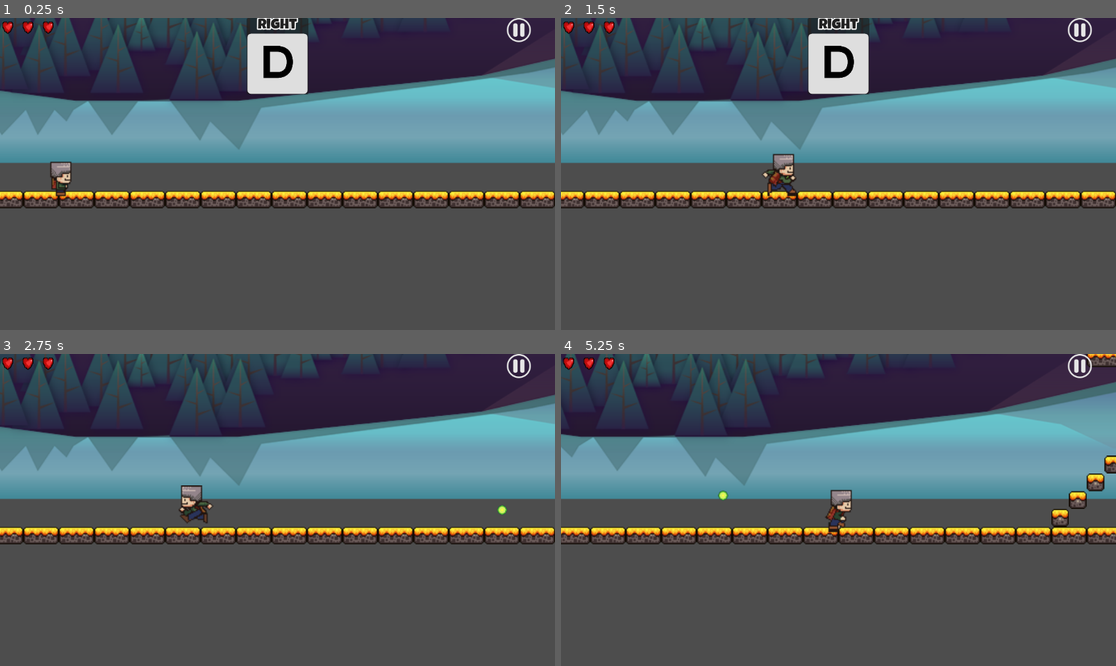
Above: before the commit, frames 1-4 (two rows, left to right).
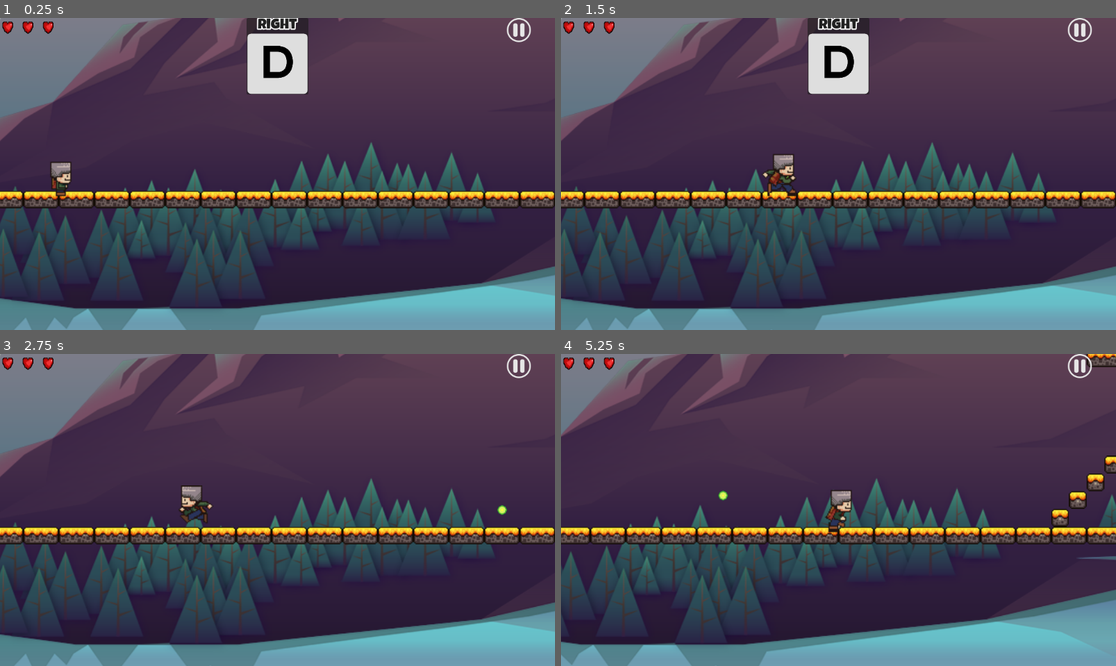
Above: after the commit, the same moments.

Repository: Gabymanta/Bridges
Game: Godot game, scene res://Screnes/Level$/tutorial_level/tutorial_level.tscn
Two runs of this game, one before a commit and one after it. Both use one fixed random seed, a clock stepped at 60 frames per second and the inputs below. The project has no main scene, so this scene is started directly.
Inputs:
- Up to frame 1 (0.25 s): no input
- Up to frame 2 (1.5 s): hold Right (Right) from 0.53 s (still down); tap Space (Jump) at 0.6, 0.77, 1.07 s; tap E (Shoot) at 1.35 s
- Up to frame 3 (2.75 s): tap Space (Jump) at 1.52, 1.55, 1.82, 2.1 s; release Right (Right) at 2.03 s; hold A (Left) from 2.03 s (still down)
- Up to frame 4 (5.25 s): release A (Left) at 2.78 s; hold Right (Right) 2.78-4.28 s; tap E (Shoot) at 2.85, 4.35 s; tap Space (Jump) at 3.02, 3.05, 3.32, 3.6, 3.77, 4.07, 4.52, 4.55, 4.82, 5.1 s; hold A (Left) 4.28-5.03 s; hold Right (Right) from 5.03 s (still down)

The runs differ from the first frame. In frame 1, 88% of the frame differs, in the area x 0-100%, y 0-100%; in frame 2, 88%; in frame 3, 90%; in frame 4, 90%.

Commit message:
add offset

Diff:
--- a/Screnes/Level$/tutorial_level/tutorial_level.tscn
+++ b/Screnes/Level$/tutorial_level/tutorial_level.tscn
@@ -225,6 +225,7 @@
 
 [node name="ScrollingBg" parent="." instance=ExtResource("2_pfrh2")]
 position = Vector2(1, -2)
+y_offset = -250.0
 layer_scale = 0.75
 
 [node name="ObjectMaker" parent="." instance=ExtResource("1_w3kxy")]
--- a/Screnes/Player/Player.gd
+++ b/Screnes/Player/Player.gd
@@ -21,6 +21,7 @@
 @onready var player_cam: Camera2D = $PlayerCam
 @onready var shooter: Shooter = $Shooter
 @onready var jump_sound: AudioStreamPlayer2D = $JumpSound
+@onready var hit_sound: AudioStreamPlayer2D = $HitSound
 
 var _gravity: float = ProjectSettings.get("physics/2d/default_gravity")
 var _is_hurts: bool = false;
@@ -101,6 +102,7 @@
 	_is_hurts = true;
 	velocity = HURT_JUMP_VELOCITY;
 	hurt_timer.start();
+	hit_sound.play()
 	#play_effect(DAMAGE);
 
 func apply_hit() -> void:
--- a/Screnes/Player/Player.tscn
+++ b/Screnes/Player/Player.tscn
@@ -1,43 +1,13 @@
-[gd_scene load_steps=36 format=3 uid="uid://c0mkewonwmvu1"]
+[gd_scene load_steps=37 format=3 uid="uid://c0mkewonwmvu1"]
 
 [ext_resource type="Script" uid="uid://1fdphho72k6h" path="res://Screnes/Player/Player.gd" id="1_fsbuh"]
 [ext_resource type="PackedScene" uid="uid://duxe3xt6vqkpm" path="res://Screnes/PlayerCam/PlayerCam.tscn" id="2_3hvo6"]
 [ext_resource type="Texture2D" uid="uid://cakdf433rb5ya" path="res://Asset/Player/try/43X43-ensemble.png" id="3_3hvo6"]
 [ext_resource type="PackedScene" uid="uid://duexjkiugm4ll" path="res://Screnes/Shooter/shooter.tscn" id="4_3hvo6"]
 [ext_resource type="AudioStream" uid="uid://08s1lvh5whcx" path="res://Asset/SoundEffect/jump.wav" id="5_j1hhs"]
+[ext_resource type="AudioStream" uid="uid://chv68s1y3wf2m" path="res://Asset/SoundEffect/damage.wav" id="6_mwyuw"]
 
 [sub_resource type="CapsuleShape2D" id="CapsuleShape2D_rtn4k"]
-
-[sub_resource type="Animation" id="Animation_j1hhs"]
-length = 0.001
-tracks/0/type = "value"
-tracks/0/imported = false
-tracks/0/enabled = true
-tracks/0/path = NodePath("Sprite2D:frame")
-tracks/0/interp = 1
-tracks/0/loop_wrap = true
-tracks/0/keys = {
-"times": PackedFloat32Array(0),
-"transitions": PackedFloat32Array(1),
-"update": 1,
-"values": [1]
-}
-
-[sub_resource type="Animation" id="Animation_118t2"]
-resource_name = "Jump"
-step = 0.1
-tracks/0/type = "value"
-tracks/0/imported = false
-tracks/0/enabled = true
-tracks/0/path = NodePath("Sprite2D:frame")
-tracks/0/interp = 1
-tracks/0/loop_wrap = true
-tracks/0/keys = {
-"times": PackedFloat32Array(0),
-"transitions": PackedFloat32Array(1),
-"update": 1,
-"values": [13]
-}
 
 [sub_resource type="Animation" id="Animation_poj0d"]
 resource_name = "Fall"
@@ -90,6 +60,37 @@
 "transitions": PackedFloat32Array(1, 1, 1, 1, 1),
 "update": 1,
 "values": [0, 1, 2, 3, 4]
+}
+
+[sub_resource type="Animation" id="Animation_118t2"]
+resource_name = "Jump"
+step = 0.1
+tracks/0/type = "value"
+tracks/0/imported = false
+tracks/0/enabled = true
+tracks/0/path = NodePath("Sprite2D:frame")
+tracks/0/interp = 1
+tracks/0/loop_wrap = true
+tracks/0/keys = {
+"times": PackedFloat32Array(0),
+"transitions": PackedFloat32Array(1),
+"update": 1,
+"values": [13]
+}
+
+[sub_resource type="Animation" id="Animation_j1hhs"]
+length = 0.001
+tracks/0/type = "value"
+tracks/0/imported = false
+tracks/0/enabled = true
+tracks/0/path = NodePath("Sprite2D:frame")
+tracks/0/interp = 1
+tracks/0/loop_wrap = true
+tracks/0/keys = {
+"times": PackedFloat32Array(0),
+"transitions": PackedFloat32Array(1),
+"update": 1,
+"values": [1]
 }
 
 [sub_resource type="Animation" id="Animation_mwyuw"]
@@ -254,5 +255,9 @@
 stream = ExtResource("5_j1hhs")
 volume_db = -10.0
 
+[node name="HitSound" type="AudioStreamPlayer2D" parent="."]
+stream = ExtResource("6_mwyuw")
+volume_db = -10.0
+
 [connection signal="area_entered" from="HitBox" to="." method="_on_hit_box_area_entered"]
 [connection signal="timeout" from="HurtTimer" to="." method="_on_hurt_timer_timeout"]
--- a/Screnes/ScrollingBg/scrolling_bg.gd
+++ b/Screnes/ScrollingBg/scrolling_bg.gd
@@ -67,7 +67,7 @@
 	var sprite = get_sprite(t)
 
 	var par_la = Parallax2D.new()
-	par_la.scroll_offset.y = y_offset - 500 * layer_scale
+	par_la.scroll_offset.y = y_offset * layer_scale
 	par_la.repeat_times = 1
 	par_la.repeat_size.x = t.get_width()
 	par_la.scroll_scale.x = time_offset
Not shown, added: Asset/SoundEffect/damage.wav.import
Not shown, added: Asset/SoundEffect/damage.wav
